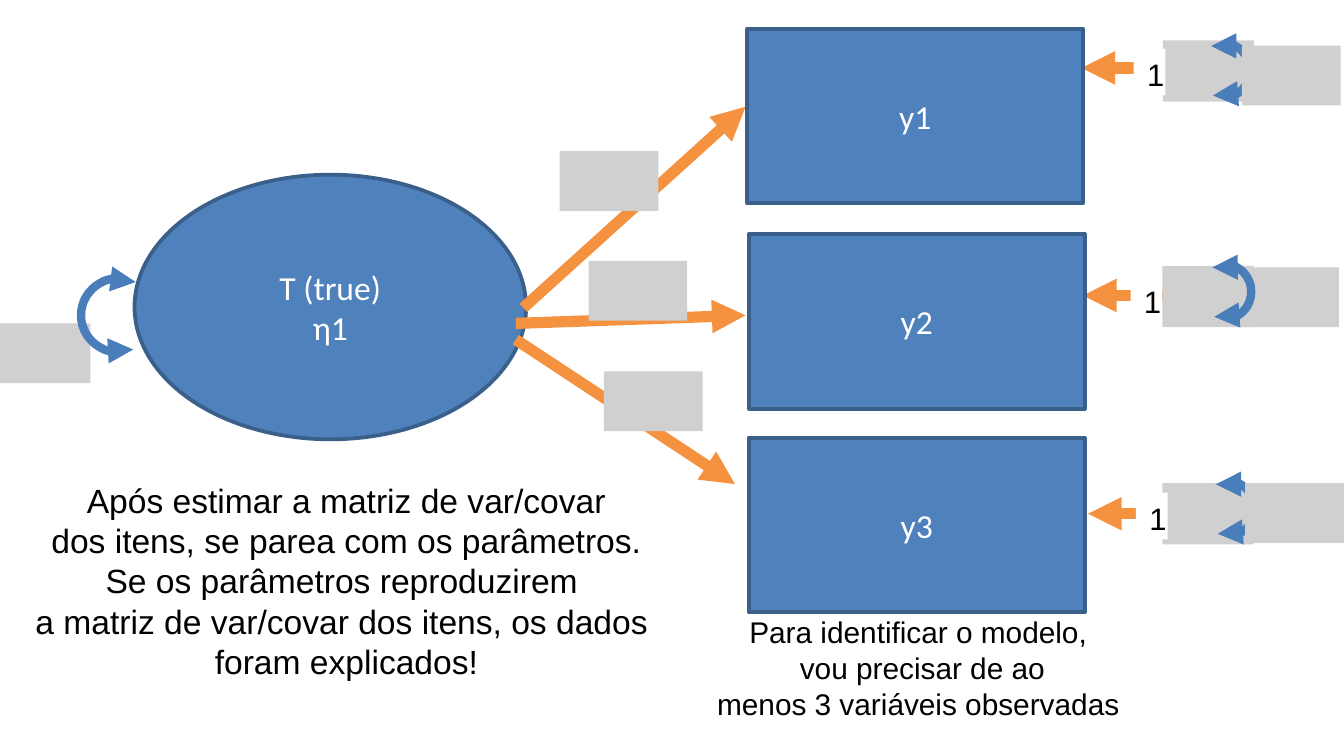
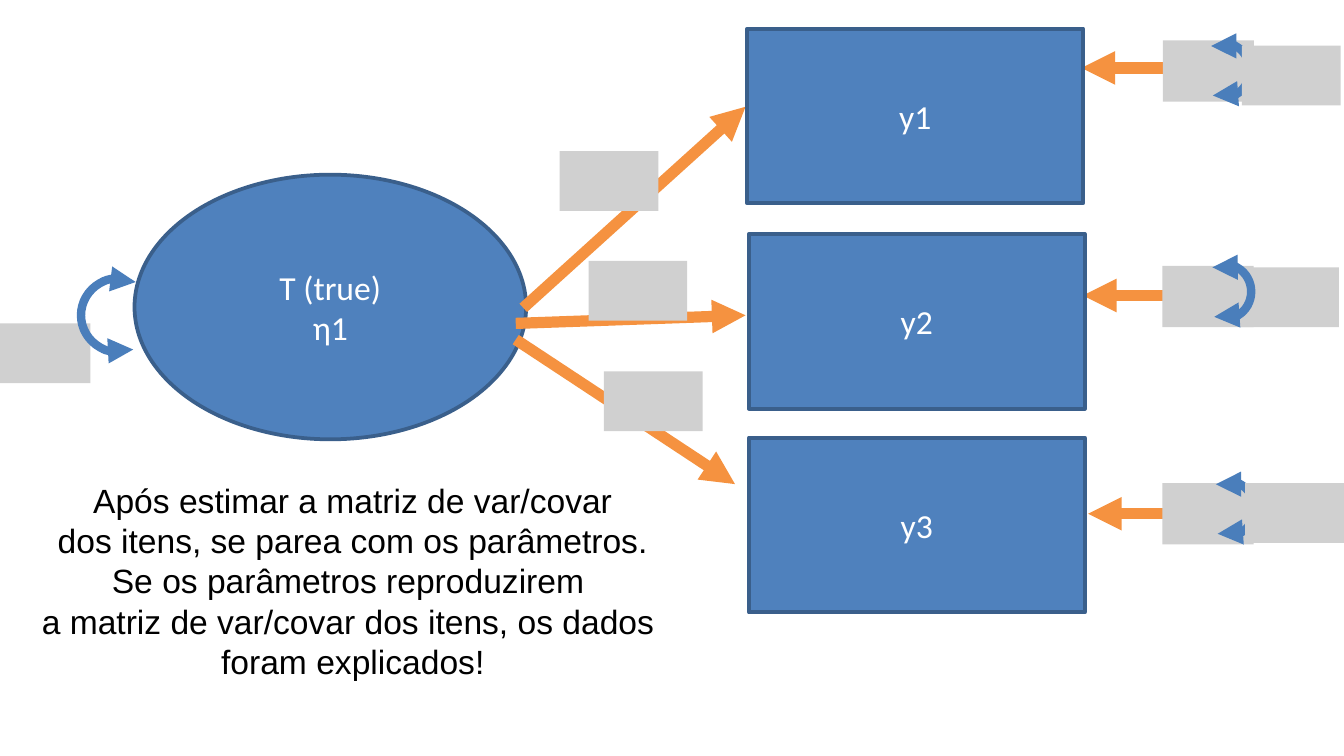
Before and after one commit to anovabr/psicometria_aplicada, a slide deck: slide 22 of slides/Aula 3 - A proposta da EFA.pptx (slide 17 before the commit). Drawn at 1344x756 pixels with LibreOffice and Linux fonts; fonts in the diff are those of the drawing; grey boxes stand for pictures; background and template pictures are left out. Boxes give left, top, right and bottom in pixels: in the first picture for what was removed or moved away, otherwise in the second. Text is boxed around its words. In the diff, an @@ line names an element or a change of style, - is before the commit and + after.

```diff
--- a/slides/Aula 3 - A proposta da EFA.pptx
+++ b/slides/Aula 3 - A proposta da EFA.pptx
@@ rectangle removed at <box>1134,48,1167,95</box> @@
-1
@@ rectangle removed at <box>1130,276,1163,323</box> @@
-1
@@ text "Após estimar a matriz de ...": place and size @@
-text "Após estimar a matriz de ..." at <box>35,488,648,680</box>
+text "Após estimar a matriz de ..." at <box>42,488,654,680</box>
@@ rectangle removed at <box>1136,493,1168,540</box> @@
-1
@@ text removed at <box>717,621,1119,716</box> @@
-Para identificar o modelo,
-vou precisar de ao
-menos 3 variáveis observadas
```
Also in this commit, not shown: 17 other slides changed, 16 slides added, 25 slides removed, 3 other files.
